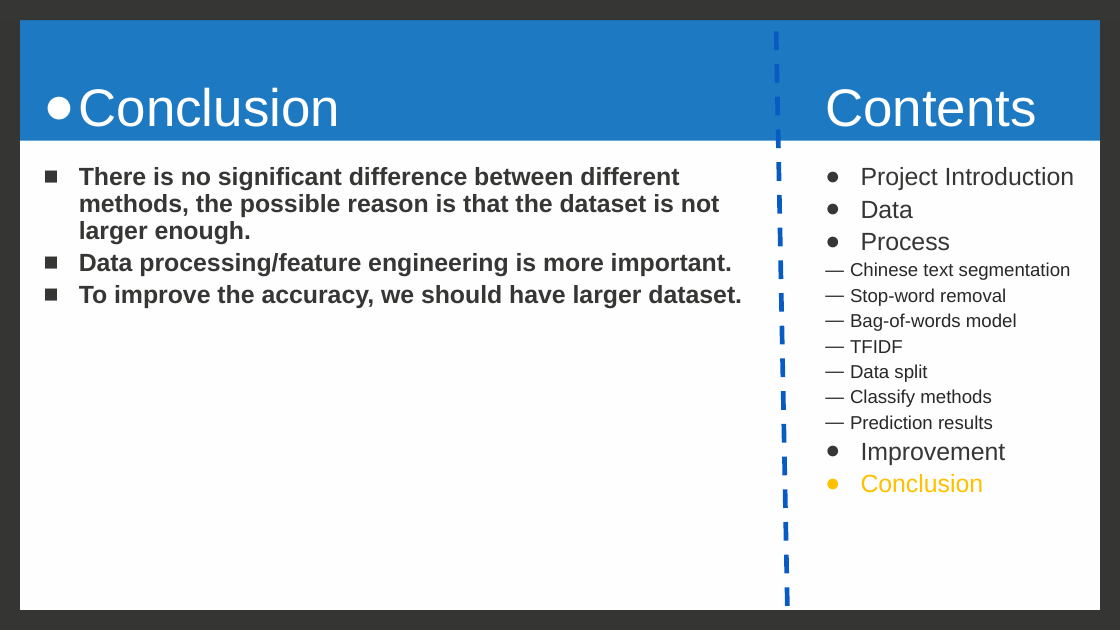
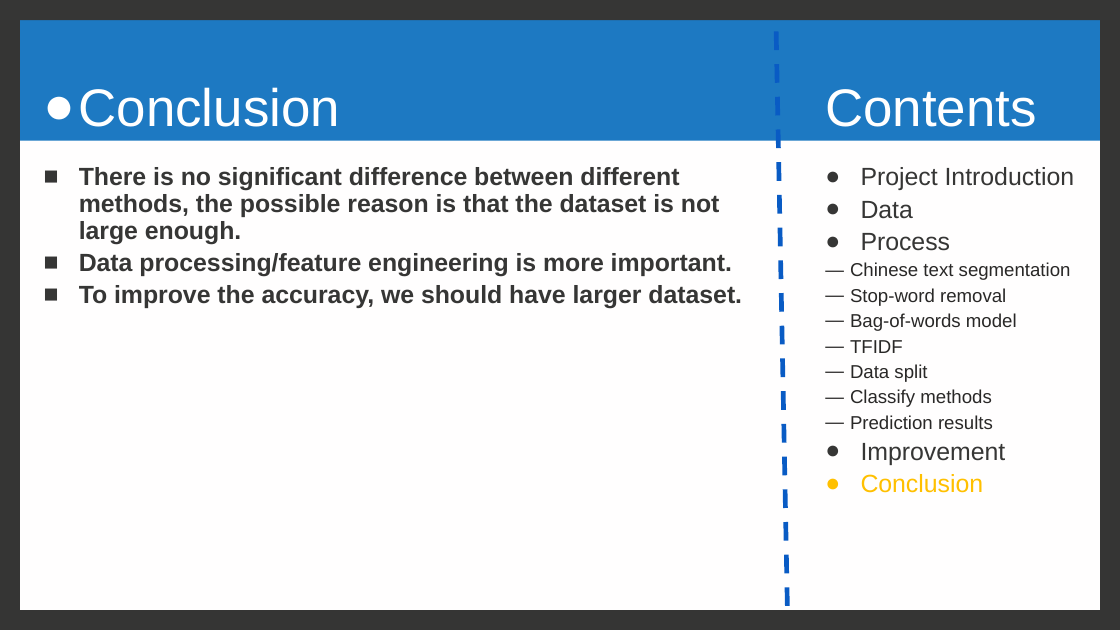
Before and after one commit to renee-wangyu/2016.M3.TQF-ML.HotelReviewSentiment, a slide deck: slide 25 of pre_wangyu.pptx. Drawn at 1120x630 pixels with LibreOffice and Linux fonts; fonts in the diff are those of the drawing. Boxes give left, top, right and bottom in pixels: in the first picture for what was removed or moved away, otherwise in the second. Text is boxed around its words. In the diff, an @@ line names an element or a change of style, - is before the commit and + after.

Commit message:
pre

```diff
--- a/pre_wangyu.pptx
+++ b/pre_wangyu.pptx
@@ text at <box>79,167,720,245</box>: text changed @@
-  ■ There is no significant difference between different methods, the possible reason is that the dataset is not larger enough.
+  ■ There is no significant difference between different methods, the possible reason is that the dataset is not large enough.
```
